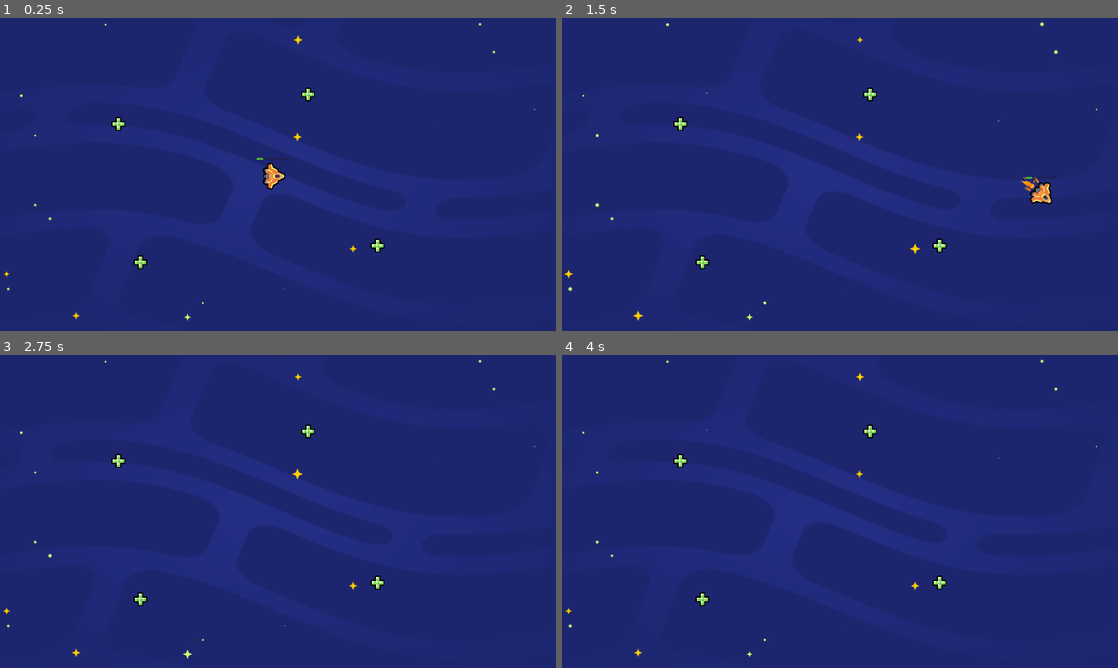
Above: before the commit, frames 1-4 (two rows, left to right).
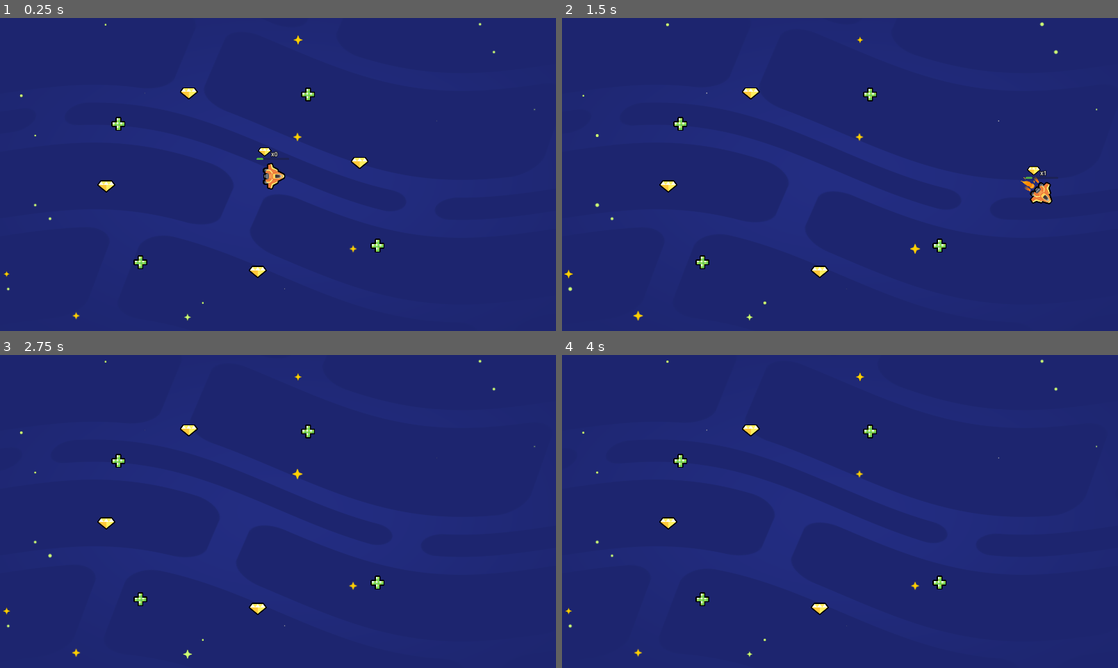
Above: after the commit, the same moments.

Repository: peeryo/2d-GameDev-course
Game: Godot game, scene res://lessons/space_level.tscn
Same seed, same stepped clock (60 frames per second), same inputs: the game is played once before the commit and once after it.
Inputs:
- Up to frame 1 (0.25 s): no input
- Up to frame 2 (1.5 s): hold D (move_right) 0.53-1.28 s; hold S (move_down) from 1.28 s (still down)
- Up to frame 3 (2.75 s): release S (move_down) at 2.03 s; hold D (move_right) from 2.03 s (still down)
- Up to frame 4 (4 s): release D (move_right) at 2.78 s; hold W (move_up) 2.78-3.53 s; tap Enter at 3.5 s; hold A (move_left) from 3.53 s (still down)

The runs differ from the first frame. In frame 1, 0.4% of the frame differs, in the area x 17-67%, y 22-84%; in frame 2, 0.3%; in frame 3, 0.3%; in frame 4, 0.3%.

Commit message:
L6 and P6 practices done

Diff:
--- /dev/null
+++ b/05.loot_it_all_workbook/lessons/gem.tscn
@@ -0,0 +1,16 @@
+[gd_scene load_steps=4 format=3 uid="uid://c068utxg5th0p"]
+
+[ext_resource type="Script" path="res://lessons/item.gd" id="1_f136y"]
+[ext_resource type="Texture2D" uid="uid://d0bh8am2qd005" path="res://assets/gem_icon.png" id="2_difgn"]
+
+[sub_resource type="CircleShape2D" id="CircleShape2D_knoki"]
+radius = 24.0
+
+[node name="Gem" type="Area2D" groups=["gem"]]
+script = ExtResource("1_f136y")
+
+[node name="Sprite2D" type="Sprite2D" parent="."]
+texture = ExtResource("2_difgn")
+
+[node name="CollisionShape2D" type="CollisionShape2D" parent="."]
+shape = SubResource("CircleShape2D_knoki")
--- a/05.loot_it_all_workbook/lessons/health_pack.tscn
+++ b/05.loot_it_all_workbook/lessons/health_pack.tscn
@@ -1,12 +1,12 @@
 [gd_scene load_steps=4 format=3 uid="uid://d812bmns6nrd"]
 
 [ext_resource type="Texture2D" uid="uid://dknpi2mq4dhpa" path="res://assets/health_icon.svg" id="1_fyadj"]
-[ext_resource type="Script" path="res://lessons/health_pack.gd" id="1_tnrsy"]
+[ext_resource type="Script" path="res://lessons/item.gd" id="1_tnrsy"]
 
 [sub_resource type="CircleShape2D" id="CircleShape2D_knoki"]
 radius = 24.0
 
-[node name="HealthPack" type="Area2D"]
+[node name="HealthPack" type="Area2D" groups=["healing_item"]]
 script = ExtResource("1_tnrsy")
 
 [node name="Sprite2D" type="Sprite2D" parent="."]
--- /dev/null
+++ b/05.loot_it_all_workbook/lessons/random_item_placer.gd
@@ -0,0 +1,8 @@
+extends Node2D
+
+func _ready() -> void:
+	get_node("Timer").timeout.connect(_on_timer_timeout())
+
+
+func _on_timer_timeout():
+	pass # Replace with function body.
--- /dev/null
+++ b/05.loot_it_all_workbook/lessons/random_item_placer.tscn
@@ -0,0 +1,13 @@
+[gd_scene load_steps=2 format=3 uid="uid://bbqnqew7a7dyv"]
+
+[ext_resource type="Script" path="res://lessons/random_item_placer.gd" id="1_jnrqd"]
+
+[node name="random_item_placer" type="Node2D"]
+script = ExtResource("1_jnrqd")
+
+[node name="Timer" type="Timer" parent="."]
+autostart = true
+
+[node name="Camera2D" type="Camera2D" parent="."]
+
+[connection signal="timeout" from="Timer" to="." method="_on_timer_timeout"]
--- a/05.loot_it_all_workbook/lessons/ship.gd
+++ b/05.loot_it_all_workbook/lessons/ship.gd
@@ -5,6 +5,7 @@
 var velocity := Vector2(0, 0)
 var steering_factor := 3.0
 var health := 10
+var gem_count := 0
 
 func _ready() -> void:
 	area_entered.connect(_on_area_entered)
@@ -34,4 +35,11 @@
 	get_node("UI/HealthBar").value = health
 
 func _on_area_entered(area_that_entered: Area2D) -> void:
+	if area_that_entered.is_in_group("gem"):
+		set_gem_count(gem_count + 1)
+	elif area_that_entered.is_in_group("healing_item"):
 		set_health(health + 10)
+
+func set_gem_count(new_gem_count: int) -> void:
+	gem_count = new_gem_count
+	get_node("UI/GemCount").text = "x" + str(gem_count)
--- a/05.loot_it_all_workbook/lessons/ship.tscn
+++ b/05.loot_it_all_workbook/lessons/ship.tscn
@@ -1,7 +1,8 @@
-[gd_scene load_steps=7 format=3 uid="uid://dmv50krf4bo5r"]
+[gd_scene load_steps=9 format=3 uid="uid://dmv50krf4bo5r"]
 
 [ext_resource type="Texture2D" uid="uid://bniyrxn3r2v8h" path="res://assets/ship.png" id="3_pdppw"]
 [ext_resource type="Script" path="res://lessons/ship.gd" id="4_p1sls"]
+[ext_resource type="Texture2D" uid="uid://d0bh8am2qd005" path="res://assets/gem_icon.png" id="5_85tap"]
 [ext_resource type="PackedScene" uid="uid://dgf54k70yiiff" path="res://assets/ship_visual_effects/main_thruster/main_thruster.tscn" id="5_q7c3l"]
 [ext_resource type="PackedScene" uid="uid://bklom8bhpxg4h" path="res://assets/ship_visual_effects/side_thruster/side_thruster.tscn" id="6_1updt"]
 
@@ -14,6 +15,11 @@
 corner_radius_top_right = 4
 corner_radius_bottom_right = 4
 corner_radius_bottom_left = 4
+
+[sub_resource type="LabelSettings" id="LabelSettings_xxvod"]
+font_size = 20
+outline_size = 8
+outline_color = Color(0, 0, 0, 1)
 
 [node name="Ship" type="Area2D"]
 script = ExtResource("4_p1sls")
@@ -52,3 +58,17 @@
 theme_override_styles/fill = SubResource("StyleBoxFlat_wmsaj")
 value = 26.97
 show_percentage = false
+
+[node name="Sprite2D" type="Sprite2D" parent="UI"]
+position = Vector2(-32, -84)
+scale = Vector2(0.75, 0.75)
+texture = ExtResource("5_85tap")
+
+[node name="GemCount" type="Label" parent="UI"]
+layout_mode = 0
+offset_left = -10.0
+offset_top = -91.0
+offset_right = 30.0
+offset_bottom = -63.0
+text = "x0"
+label_settings = SubResource("LabelSettings_xxvod")
--- a/05.loot_it_all_workbook/lessons/space_level.tscn
+++ b/05.loot_it_all_workbook/lessons/space_level.tscn
@@ -1,8 +1,9 @@
-[gd_scene load_steps=4 format=3 uid="uid://btkjymc78ap8d"]
+[gd_scene load_steps=5 format=3 uid="uid://btkjymc78ap8d"]
 
 [ext_resource type="PackedScene" uid="uid://dmv50krf4bo5r" path="res://lessons/ship.tscn" id="2_2j1u5"]
 [ext_resource type="PackedScene" uid="uid://bxfevggvxo634" path="res://assets/background/space_background.tscn" id="3_e6xy1"]
 [ext_resource type="PackedScene" uid="uid://d812bmns6nrd" path="res://lessons/health_pack.tscn" id="3_ewv0d"]
+[ext_resource type="PackedScene" uid="uid://c068utxg5th0p" path="res://lessons/gem.tscn" id="4_gj5kk"]
 
 [node name="Level" type="Node2D"]
 
@@ -22,3 +23,15 @@
 
 [node name="HealthPack4" parent="." instance=ExtResource("3_ewv0d")]
 position = Vector2(1304, 786)
+
+[node name="Gem" parent="." instance=ExtResource("4_gj5kk")]
+position = Vector2(652, 260)
+
+[node name="Gem2" parent="." instance=ExtResource("4_gj5kk")]
+position = Vector2(367, 581)
+
+[node name="Gem3" parent="." instance=ExtResource("4_gj5kk")]
+position = Vector2(890, 876)
+
+[node name="Gem4" parent="." instance=ExtResource("4_gj5kk")]
+position = Vector2(1242, 500)
--- a/05.loot_it_all_workbook/practices/L6.P1.create_coins/coin.tscn
+++ b/05.loot_it_all_workbook/practices/L6.P1.create_coins/coin.tscn
@@ -1,3 +1,16 @@
-[gd_scene format=3]
+[gd_scene load_steps=4 format=3 uid="uid://pjsj8tfnfhe8"]
+
+[ext_resource type="Script" path="res://practices/L6.P1.create_coins/coin.gd" id="1_ce1l3"]
+[ext_resource type="Texture2D" uid="uid://b5n8ybmtouhk0" path="res://assets/practice_assets/coin.png" id="2_ehspq"]
+
+[sub_resource type="CircleShape2D" id="CircleShape2D_fitut"]
+radius = 59.0
 
 [node name="Coin" type="Area2D"]
+script = ExtResource("1_ce1l3")
+
+[node name="Sprite2D" type="Sprite2D" parent="."]
+texture = ExtResource("2_ehspq")
+
+[node name="CollisionShape2D" type="CollisionShape2D" parent="."]
+shape = SubResource("CircleShape2D_fitut")
--- a/05.loot_it_all_workbook/practices/L6.P1.create_coins/create_coins.tscn
+++ b/05.loot_it_all_workbook/practices/L6.P1.create_coins/create_coins.tscn
@@ -1,13 +1,12 @@
-[gd_scene load_steps=3 format=3]
+[gd_scene load_steps=3 format=3 uid="uid://ci3eiwnvjygf6"]
 
 [ext_resource type="PackedScene" path="res://practices/L6.P1.create_coins/ship_create_coins.tscn" id="1_x2knq"]
-[ext_resource type="Script" path="res://practices/L6.P1.create_coins/ship_create_coins.gd" id="2_ytyj5"]
+[ext_resource type="PackedScene" uid="uid://pjsj8tfnfhe8" path="res://practices/L6.P1.create_coins/coin.tscn" id="2_81iyn"]
 
 [node name="CreateCoins" type="Node2D"]
 
-[node name="Ship" type="Area2D" parent="." instance=ExtResource("1_x2knq")]
+[node name="Ship" parent="." instance=ExtResource("1_x2knq")]
 position = Vector2(973, 541)
-script = ExtResource("2_ytyj5")
 
 [node name="ExtraVisuals" type="Node" parent="."]
 
@@ -25,3 +24,15 @@
 grow_horizontal = 2
 grow_vertical = 2
 color = Color(0.219608, 0.317647, 0.776471, 1)
+
+[node name="Coin" parent="." instance=ExtResource("2_81iyn")]
+position = Vector2(772, 395)
+
+[node name="Coin2" parent="." instance=ExtResource("2_81iyn")]
+position = Vector2(740, 838)
+
+[node name="Coin3" parent="." instance=ExtResource("2_81iyn")]
+position = Vector2(1316, 252)
+
+[node name="Coin4" parent="." instance=ExtResource("2_81iyn")]
+position = Vector2(1404, 717)
--- a/05.loot_it_all_workbook/practices/L6.P2.coins_and_energy_packs/coin.tscn
+++ b/05.loot_it_all_workbook/practices/L6.P2.coins_and_energy_packs/coin.tscn
@@ -1,16 +1,16 @@
-[gd_scene load_steps=4 format=3]
+[gd_scene load_steps=4 format=3 uid="uid://ffqltyiaruyq"]
 
-[ext_resource type="Script" path="res://practices/L6.P2.coins_and_energy_packs/collectible.gd" id="1_sd3rg"]
-[ext_resource type="Texture2D" path="res://assets/practice_assets/coin.png" id="2_1qvoi"]
+[ext_resource type="Script" path="res://practices/L6.P2.coins_and_energy_packs/collectible.gd" id="1_wvsik"]
+[ext_resource type="Texture2D" uid="uid://b5n8ybmtouhk0" path="res://assets/practice_assets/coin.png" id="2_n0cnc"]
 
 [sub_resource type="CircleShape2D" id="CircleShape2D_8or2y"]
 radius = 57.1402
 
-[node name="Coin" type="Area2D"]
-script = ExtResource("1_sd3rg")
+[node name="Coin" type="Area2D" groups=["coin"]]
+script = ExtResource("1_wvsik")
 
 [node name="Sprite2D" type="Sprite2D" parent="."]
-texture = ExtResource("2_1qvoi")
+texture = ExtResource("2_n0cnc")
 
 [node name="CollisionShape2D" type="CollisionShape2D" parent="."]
 shape = SubResource("CircleShape2D_8or2y")
--- a/05.loot_it_all_workbook/practices/L6.P2.coins_and_energy_packs/coins_and_energy_packs.tscn
+++ b/05.loot_it_all_workbook/practices/L6.P2.coins_and_energy_packs/coins_and_energy_packs.tscn
@@ -1,40 +1,40 @@
-[gd_scene load_steps=6 format=3]
+[gd_scene load_steps=6 format=3 uid="uid://dkhckes84d8k8"]
 
-[ext_resource type="PackedScene" path="res://practices/L6.P2.coins_and_energy_packs/ship_coins_and_energy_packs.tscn" id="1_l7py2"]
-[ext_resource type="Script" path="res://practices/L6.P2.coins_and_energy_packs/ship_coins_and_energy_packs.gd" id="2_mt54v"]
-[ext_resource type="PackedScene" path="res://practices/L6.P2.coins_and_energy_packs/coin.tscn" id="3_v6eww"]
-[ext_resource type="Script" path="res://practices/L6.P2.coins_and_energy_packs/collectible.gd" id="4_ynkwx"]
-[ext_resource type="PackedScene" path="res://practices/L6.P2.coins_and_energy_packs/energy_pack.tscn" id="5_4aryi"]
+[ext_resource type="PackedScene" uid="uid://c5mxnntdi3k7a" path="res://addons/gdquest_practice_framework/practice_solutions/L6.P2.coins_and_energy_packs/ship_coins_and_energy_packs.tscn" id="1_k6jfc"]
+[ext_resource type="Script" path="res://practices/L6.P2.coins_and_energy_packs/ship_coins_and_energy_packs.gd" id="2_vh2vt"]
+[ext_resource type="PackedScene" uid="uid://cyl7qhg258h1r" path="res://addons/gdquest_practice_framework/practice_solutions/L6.P2.coins_and_energy_packs/coin.tscn" id="3_cjn4e"]
+[ext_resource type="Script" path="res://practices/L6.P2.coins_and_energy_packs/collectible.gd" id="4_odgdr"]
+[ext_resource type="PackedScene" uid="uid://d0a1rfmu2wl88" path="res://addons/gdquest_practice_framework/practice_solutions/L6.P2.coins_and_energy_packs/energy_pack.tscn" id="5_nbtkb"]
 
 [node name="CoinsAndEnergyPacks" type="Node2D"]
 
-[node name="Ship" type="Area2D" parent="." instance=ExtResource("1_l7py2")]
+[node name="Ship" parent="." instance=ExtResource("1_k6jfc")]
 position = Vector2(962, 534)
-script = ExtResource("2_mt54v")
+script = ExtResource("2_vh2vt")
 
-[node name="Coin" type="Area2D" parent="." instance=ExtResource("3_v6eww")]
+[node name="Coin" parent="." instance=ExtResource("3_cjn4e")]
 position = Vector2(544, 336)
-script = ExtResource("4_ynkwx")
+script = ExtResource("4_odgdr")
 
-[node name="EnergyPack" type="Area2D" parent="." instance=ExtResource("5_4aryi")]
+[node name="EnergyPack" parent="." instance=ExtResource("5_nbtkb")]
 position = Vector2(564, 707)
-script = ExtResource("4_ynkwx")
+script = ExtResource("4_odgdr")
 
-[node name="Coin2" type="Area2D" parent="." instance=ExtResource("3_v6eww")]
+[node name="Coin2" parent="." instance=ExtResource("3_cjn4e")]
 position = Vector2(971, 862)
-script = ExtResource("4_ynkwx")
+script = ExtResource("4_odgdr")
 
-[node name="EnergyPack2" type="Area2D" parent="." instance=ExtResource("5_4aryi")]
+[node name="EnergyPack2" parent="." instance=ExtResource("5_nbtkb")]
 position = Vector2(1337, 631)
-script = ExtResource("4_ynkwx")
+script = ExtResource("4_odgdr")
 
-[node name="Coin3" type="Area2D" parent="." instance=ExtResource("3_v6eww")]
+[node name="Coin3" parent="." instance=ExtResource("3_cjn4e")]
 position = Vector2(1337, 284)
-script = ExtResource("4_ynkwx")
+script = ExtResource("4_odgdr")
 
-[node name="EnergyPack3" type="Area2D" parent="." instance=ExtResource("5_4aryi")]
+[node name="EnergyPack3" parent="." instance=ExtResource("5_nbtkb")]
 position = Vector2(925, 168)
-script = ExtResource("4_ynkwx")
+script = ExtResource("4_odgdr")
 
 [node name="ExtraVisuals" type="Node" parent="."]
 
--- a/05.loot_it_all_workbook/practices/L6.P2.coins_and_energy_packs/energy_pack.tscn
+++ b/05.loot_it_all_workbook/practices/L6.P2.coins_and_energy_packs/energy_pack.tscn
@@ -1,16 +1,16 @@
-[gd_scene load_steps=4 format=3]
+[gd_scene load_steps=4 format=3 uid="uid://0y2nl0h0lq5s"]
 
-[ext_resource type="Script" path="res://practices/L6.P2.coins_and_energy_packs/collectible.gd" id="1_xx3ac"]
-[ext_resource type="Texture2D" path="res://assets/practice_assets/energy_pack.png" id="2_rcrnv"]
+[ext_resource type="Script" path="res://practices/L6.P2.coins_and_energy_packs/collectible.gd" id="1_ehi1o"]
+[ext_resource type="Texture2D" uid="uid://bdkl4qmqe0suw" path="res://assets/practice_assets/energy_pack.png" id="2_2dvbl"]
 
 [sub_resource type="CircleShape2D" id="CircleShape2D_gmkso"]
 radius = 57.1402
 
-[node name="EnergyPack" type="Area2D"]
-script = ExtResource("1_xx3ac")
+[node name="EnergyPack" type="Area2D" groups=["energy"]]
+script = ExtResource("1_ehi1o")
 
 [node name="Sprite2D" type="Sprite2D" parent="."]
-texture = ExtResource("2_rcrnv")
+texture = ExtResource("2_2dvbl")
 
 [node name="CollisionShape2D" type="CollisionShape2D" parent="."]
 shape = SubResource("CircleShape2D_gmkso")
--- a/05.loot_it_all_workbook/practices/L6.P2.coins_and_energy_packs/ship_coins_and_energy_packs.gd
+++ b/05.loot_it_all_workbook/practices/L6.P2.coins_and_energy_packs/ship_coins_and_energy_packs.gd
@@ -36,5 +36,10 @@
 
 
 func _on_area_entered(area_that_entered: Area2D) -> void:
-	energy += 20.0
-	get_node("UI/EnergyBar").value = energy
+	#should only need to add code here
+	if area_that_entered.is_in_group("energy"): #
+		energy += 20.0 # < energy += 20.0
+		get_node("UI/EnergyBar").value = energy # < get_node("UI/EnergyBar").value = energy
+	elif area_that_entered.is_in_group("coin"): #
+		coins += 1 #
+		get_node("UI/CoinsCount").text = "x" + str(coins) #
--- a/05.loot_it_all_workbook/practices/L6.P2.coins_and_energy_packs/ship_coins_and_energy_packs.tscn
+++ b/05.loot_it_all_workbook/practices/L6.P2.coins_and_energy_packs/ship_coins_and_energy_packs.tscn
@@ -1,9 +1,9 @@
-[gd_scene load_steps=11 format=3]
+[gd_scene load_steps=11 format=3 uid="uid://cb4jttaog2p50"]
 
-[ext_resource type="Script" path="res://practices/L6.P2.coins_and_energy_packs/ship_coins_and_energy_packs.gd" id="1_3kvyo"]
-[ext_resource type="Texture2D" path="res://assets/practice_assets/ellipse_white.png" id="2_5hsmx"]
-[ext_resource type="Texture2D" path="res://assets/practice_assets/shape_ship.png" id="3_pl28o"]
-[ext_resource type="Texture2D" path="res://assets/practice_assets/coin.png" id="4_o67x6"]
+[ext_resource type="Script" path="res://practices/L6.P2.coins_and_energy_packs/ship_coins_and_energy_packs.gd" id="1_ybd5l"]
+[ext_resource type="Texture2D" uid="uid://bkueifls7csiy" path="res://assets/practice_assets/ellipse_white.png" id="2_5hsmx"]
+[ext_resource type="Texture2D" uid="uid://d1xp2mgpkkc42" path="res://assets/practice_assets/shape_ship.png" id="3_pl28o"]
+[ext_resource type="Texture2D" uid="uid://b5n8ybmtouhk0" path="res://assets/practice_assets/coin.png" id="4_o67x6"]
 
 [sub_resource type="Curve" id="Curve_f7g5y"]
 _data = [Vector2(0, 0.663194), 0.0, 0.0, 0, 0, Vector2(1, 0), -0.0319997, 0.0, 0, 0]
Not shown, changed: 05.loot_it_all_workbook/addons/gdquest_practice_framework/practice_solutions/L6.P2.coins_and_energy_packs/coin.tscn
Not shown, changed: 05.loot_it_all_workbook/addons/gdquest_practice_framework/practice_solutions/L6.P2.coins_and_energy_packs/energy_pack.tscn
Not shown, changed: 05.loot_it_all_workbook/addons/gdquest_practice_framework/practice_solutions/L6.P2.coins_and_energy_packs/ship_coins_and_energy_packs.tscn
Renamed: 05.loot_it_all_workbook/lessons/health_pack.gd -> 05.loot_it_all_workbook/lessons/item.gd
Not shown: 1 places in 05.loot_it_all_workbook/practices/L6.P2.coins_and_energy_packs/ship_coins_and_energy_packs.tscn that only renumber resources
